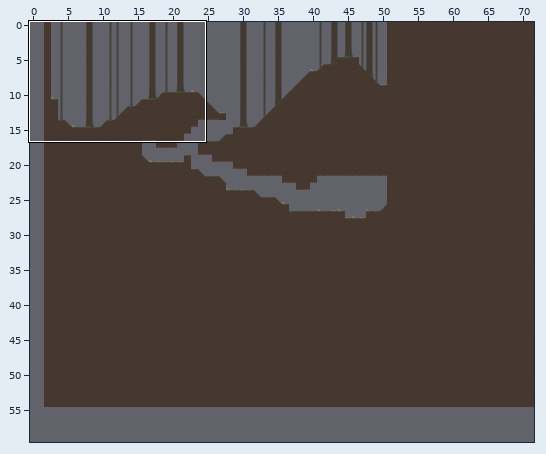
One commit to this Tiled map (JSON): maps/woods.json. The picture above shows the old version from afar; the outline marks the close-up.
Close-up. The starting point:
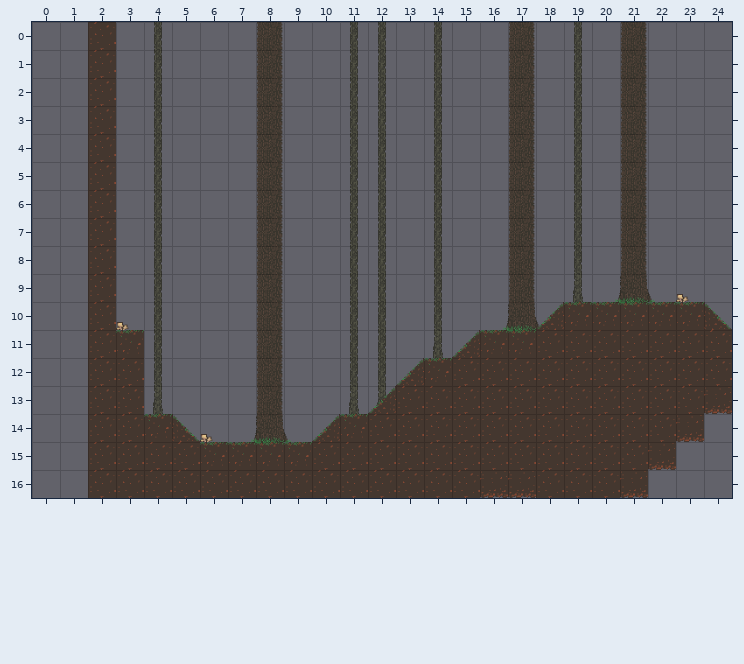
Cells are 64x64 px. Shown: x 0..24, y 0..16. The commit also changed other parts of the map, which this record leaves out. The old version is drawn lined up with the new one.
After:
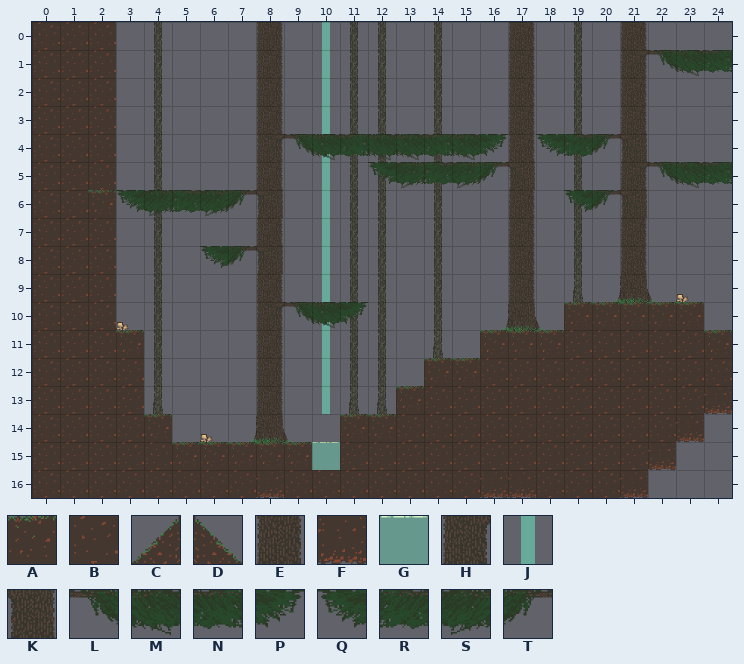
Key: from "wood_tiles": A 0, B 1, C 2, D 3, E 7, F 8, G 14, H 15, J 20, K 23, L 40, M 41, N 42, P 43, Q 44, R 45, S 46, T 47.
_ is an empty cell.
Tiles of an added or newly shown layer are drawn over the layers below it.
See-through tiles are keyed as they look on the map.
Changes in this commit:
map size 70x60 -> 72x60 cells (old content now starts at 2,0; both pictures use the new coordinates)
Layer "bgtrees_layer":
Tile B now appears in rows 0 to 2 at x 0 to 1.
The author changed tile E to tile H in row 1 at x 21; in row 4 at x 8; in row 5 at x 21; in row 10 at x 8.
Tile J now appears in rows 0 to 13 at x 10.
The author changed tile E to tile K in row 4 at x 21; in row 5 at x 17; in row 6 at x 8 and 21; in row 8 at x 8.
Layer "collide_layer":
The author changed tile B to tile A in row 6 at x 2; in row 11 at x 18 and 24; in row 12 at x 15; in row 13 at x 13; in row 14 at x 12; in row 15 at x 5.
Tile B now appears in row 3 at x 0 to 1; in rows 4 to 16 at x 0.
The author changed tile B to tile F in row 16 at x 8.
The author changed tile B to tile G in row 15 at x 10.
Tile L now appears in row 1 at x 22; in row 4 at x 9; in row 5 at x 22; in row 10 at x 9.
Tile M now appears in row 1 at x 23; in row 4 at x 10, 12 to 13 and 15; in row 5 at x 23; in row 10 at x 10.
Tile N now appears in row 1 at x 24; in row 4 at x 11 and 14; in row 5 at x 24.
Tile P now appears in row 4 at x 16; in row 10 at x 11.
Tile Q now appears in row 4 at x 18; in row 5 at x 12; in row 6 at x 3 and 19; in row 8 at x 6.
Tile R now appears in row 4 at x 19; in row 5 at x 14; in row 6 at x 5.
Tile S now appears in row 5 at x 13 and 15; in row 6 at x 4 and 6.
Tile T now appears in row 4 at x 20; in row 5 at x 16; in row 6 at x 7 and 20; in row 8 at x 7.
Tile C is gone in row 10 at x 18; in row 11 at x 15; in row 12 at x 13; in row 13 at x 12; in row 14 at x 10.
Tile D is gone in row 10 at x 24; in row 14 at x 5.
Layer "frente_layer" (added):
Tile B now appears in rows 4 to 16 at x 1.
Changed places in both close-ups, as pixel boxes (x1, y1, x2, y2):
changed: (32, 22, 732, 498)
